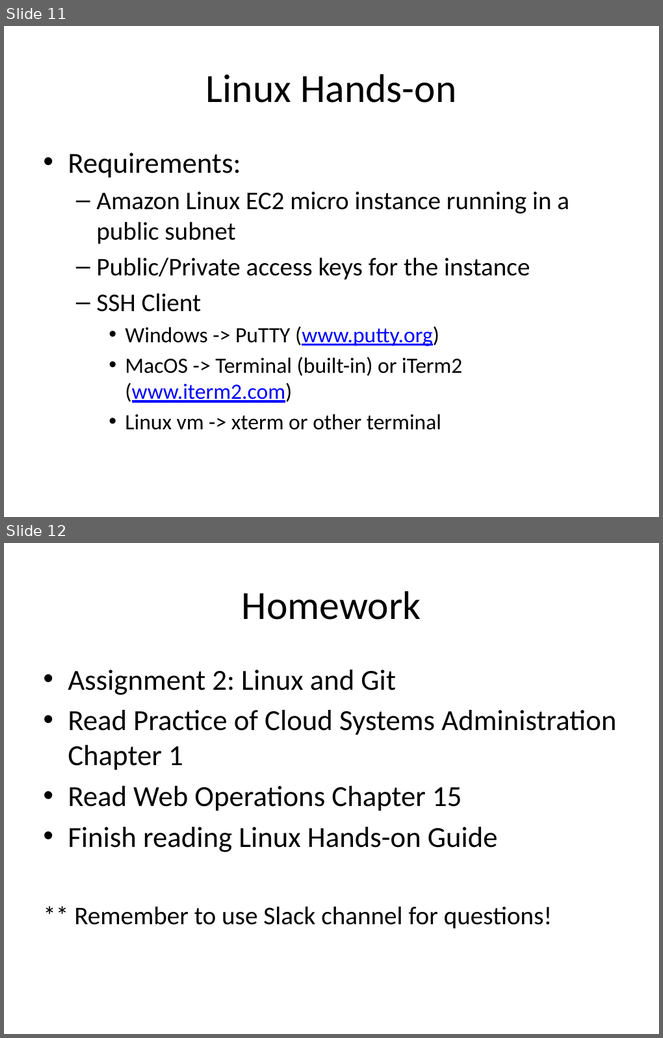
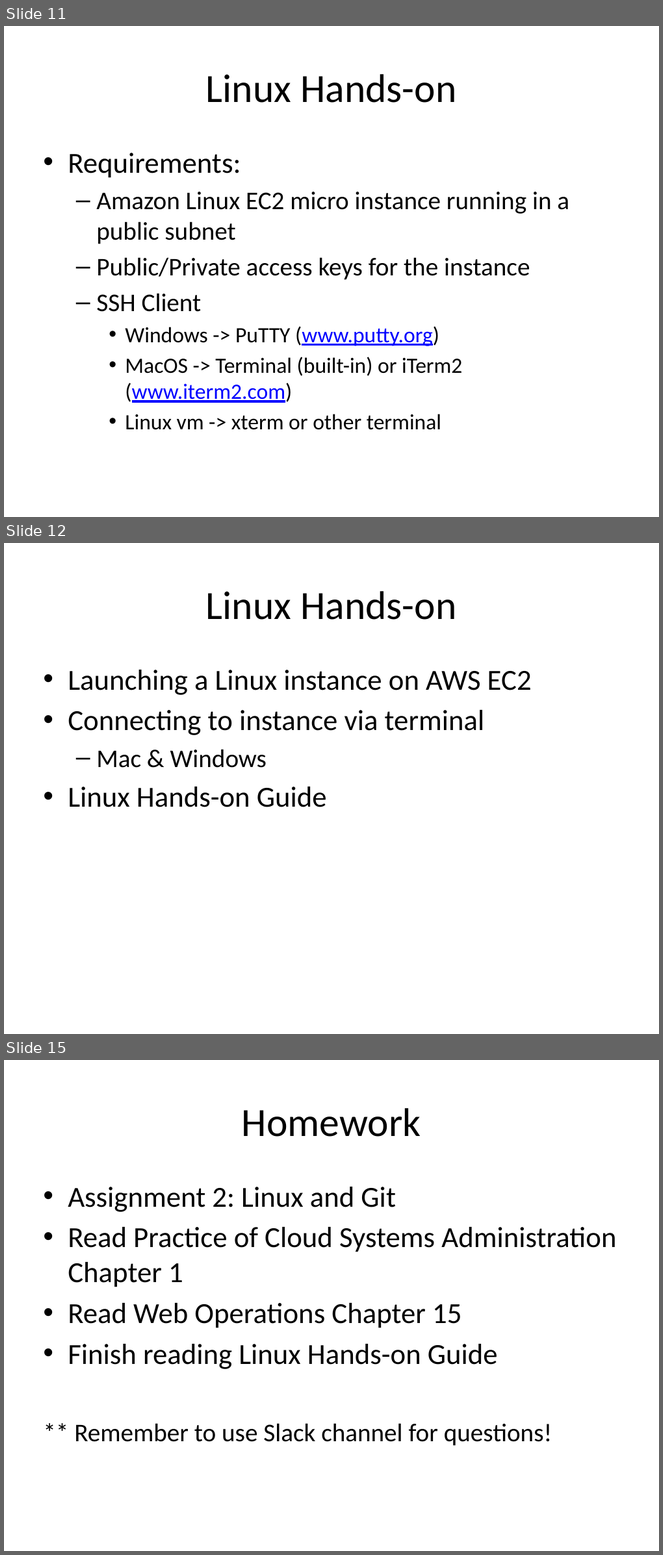
Before and after one commit to jasondbaker/infrastructure-class, a slide deck: infrastructure-week-2.pptx. Shown one above the other, each under a label of ours: slides 11 and 12 before the commit, slides 11, 12 and 15 after it; the slides between them are not shown. The pictures are 663x1038 and 663x1555 pixels, drawn with LibreOffice and Linux fonts; fonts in the diff are those of the drawing. Boxes give left, top, right and bottom in pixels: in the first picture for what was removed or moved away, otherwise in the second. Text is boxed around its words. In the diff, an @@ line names an element or a change of style, - is before the commit and + after.

```diff
--- a/infrastructure-week-2.pptx
+++ b/infrastructure-week-2.pptx
@@ slide 12 added at [4, 543, 659, 1034], background #FFFFFF @@
@@ title added at [206, 591, 456, 620], 44 pt, text #000000 @@
+Linux Hands-on
@@ text added at [68, 670, 532, 808], 32 pt, text #000000 @@
+• Launching a Linux instance on AWS EC2
+• Connecting to instance via terminal
+  – Mac & Windows
+• Linux Hands-on Guide
@@ what was slide 12 is now slide 15 @@
```
Also in this commit, not shown: 2 other slides added, 1 other file.
